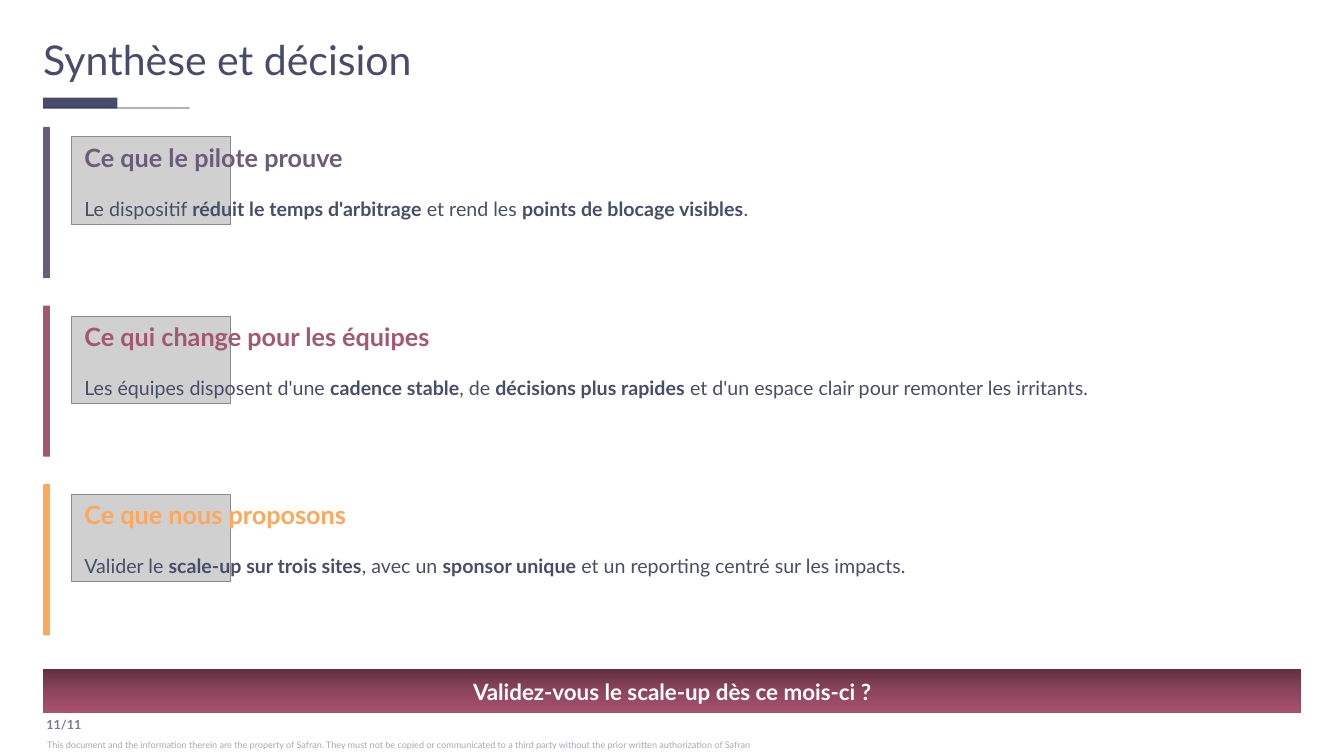
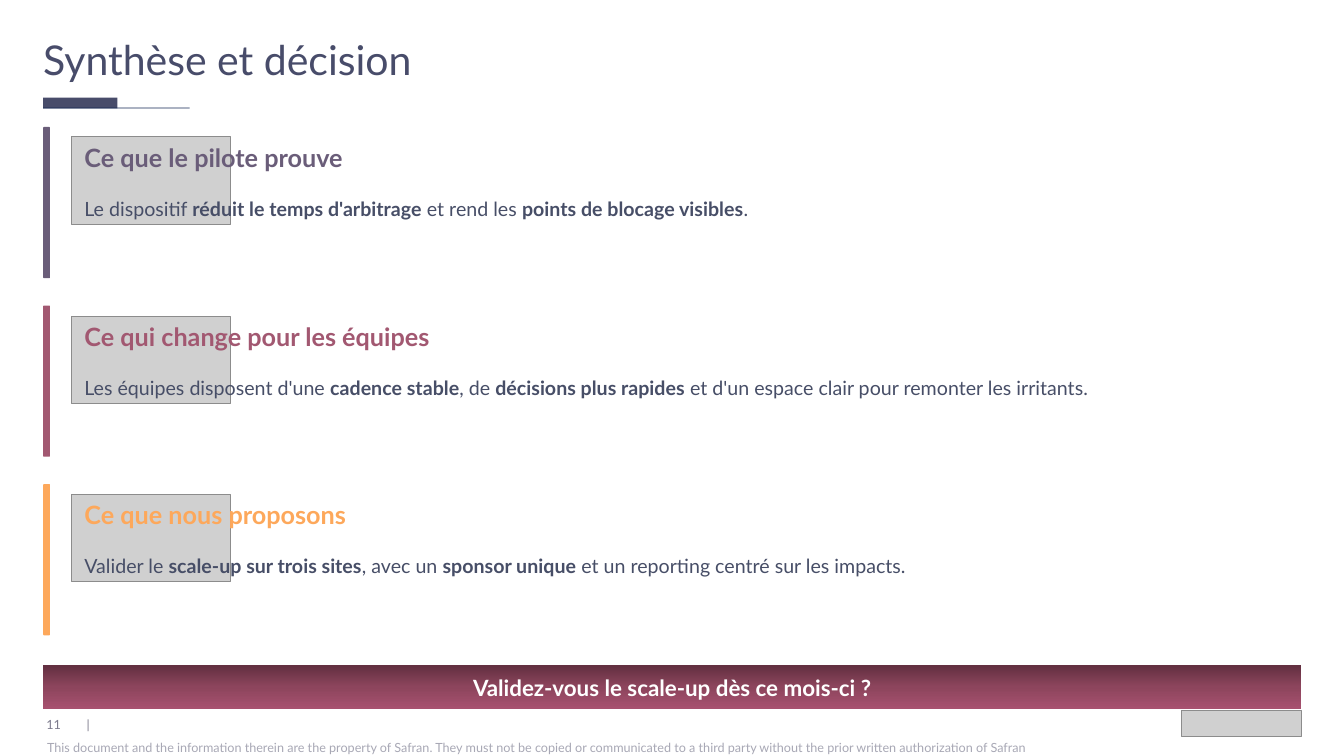
Before and after one commit to jpapasidero/Skill_Jessica_template_Claude, a slide deck: slide 11 of test_corretion_elements_graphiques.pptx. Drawn at 1344x756 pixels with LibreOffice and Linux fonts; fonts in the diff are those of the drawing; grey boxes stand for pictures. Boxes give left, top, right and bottom in pixels: in the first picture for what was removed or moved away, otherwise in the second. Text is boxed around its words. In the diff, an @@ line names an element or a change of style, - is before the commit and + after.

```diff
--- a/test_corretion_elements_graphiques.pptx
+++ b/test_corretion_elements_graphiques.pptx
@@ text "Validez-vous le scale-up dès ce ...": place and size @@
-text "Validez-vous le scale-up dès ce ..." at (473,683,856,704)
+text "Validez-vous le scale-up dès ce ..." at (473,679,856,700)
@@ rectangle: place and size @@
-rectangle at (43,669,1302,713)
+rectangle at (43,665,1302,709)
@@ picture added at (1182,711,1302,736) @@
@@ text "This document and the information ..." at (47,743,1026,754): size 6.5 to 9 pt @@
@@ text at (46,720,61,729): text changed; bold off @@
-11/11
+11 |
```
Also in this commit, not shown: 10 other slides changed, 4 other files.
